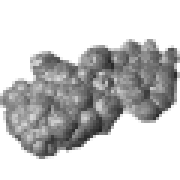
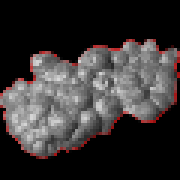
Comparing the layer stacks of the two 180px x 180px images. Changes:
added layer "reflection" above "color 1" over [0, 39, 180, 156]
added layer "color 1" above "bg" over [0, 39, 180, 159]
added layer "bg" over [0, 0, 180, 180]
